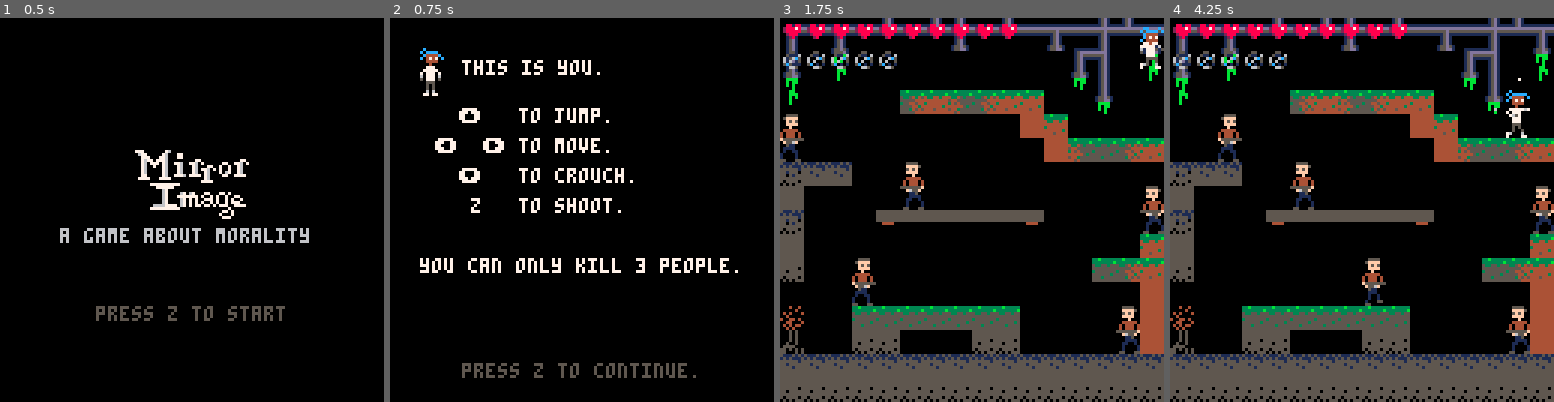
Above: before the commit, frames 1-4 (left to right).
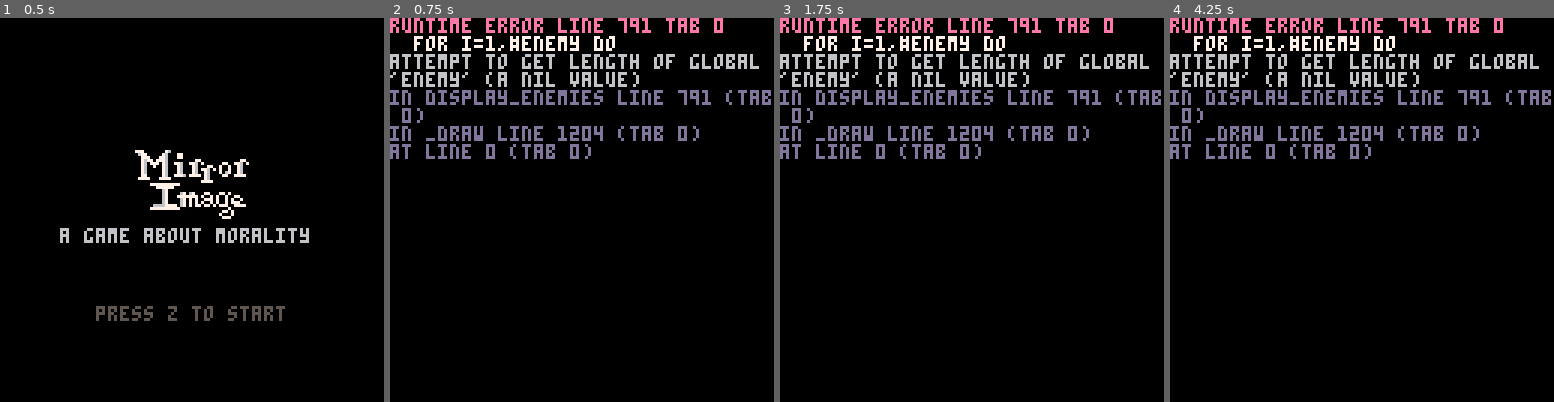
Above: after the commit, the same moments.

Repository: xMunchy/Mirror_Image
Game: PICO-8 cartridge prog.p8
Two runs of this game, one before a commit and one after it. Both use one fixed random seed, a clock stepped at 60 frames per second and the inputs below.
Inputs:
- Up to frame 1 (0.5 s): tap X (X key) at 0.33 s
- Up to frame 2 (0.75 s): tap O (Z key) at 0.7 s
- Up to frame 3 (1.75 s): tap X (X key) at 1.07 s; hold Right from 1.6 s (still down); tap O (Z key) at 1.7 s
- Up to frame 4 (4.25 s): tap X (X key) at 1.85, 2.97, 4.08 s; release Right at 2.1 s; tap O (Z key) every 0.4 s from 2.1 to 4.1 s; hold Up 2.15-2.42 s; hold Right 2.47-3.03 s; hold Left 3.08-3.58 s; hold Down 3.63-3.97 s; hold Right from 4.02 s (still down)

Frame 1 is identical in both runs. In frame 2, 13% of the frame differs, in the area x 0-100%, y 0-94%; in frame 3, 42%; in frame 4, 42%, in the area x 0-100%, y 0-100%.
Error after the commit: runtime error line 791 tab 0; for i=1,#enemy do; attempt to get length of global 'enemy' (a nil value)

Commit message:
impl tutorial and level progression. exiting tutorial resets kils/moral

Diff:
--- a/prog.p8
+++ b/prog.p8
@@ -7,17 +7,20 @@
 --init
 function _init()
   -- game variables --
-  modes = {"title","instr","game","over"}
+  modes = {"title","game","over"}
   game = modes[1]
   menuitem(1,"switch level", function() toggle_level() end)
   prev_t = time()
   pot_kills = 0 --total potential kills
   kill_limit = 3 --per level
-  nlvls = 2
-  lvl = 1
+  ratio = 0 -- tot_kills/pot_kills
+  nlvls = 3
+  lvl = -1
   lvl_kill_cap = 3
-  x = {64,120} --player position by level
-  y = {0,0}
+  x = {10,0,0} --player position by level
+  y = {104,96,104}
+  exit_x = {127,127,0} --position to proceed to next level
+  exit_y = {24,32,0}
 
   music(1)
 
@@ -156,83 +158,103 @@
 potk: potential kills for this map.
 reboots enemies as well.
 ]]
-function new_level(x,y,toggled)
- player.x = x
- player.y = y
- player.s = sprites[player.morality][1] --idle --player.stand_s
- if not toggled then
-   player.lvl_killc = 0
-   pot_kills += lvl_kill_cap
- end
- music(16)
- -- enemies --
- enemy = {} --kind 1 ez, 2 med, 3 hard
- enemy.s = {8,7,9} --idle sprites
- enemy.s_w = {1,1,2} --sprite size
- enemy.s_h = {2,2,2}
- enemy.w = {7,7,12} --size by pixels
- enemy.h = {16,16,16}
- enemy.walk_s = {129,128,9} --walk sprites
- enemy.move_animt = 0.5
- enemy.speed = {16,16,32}
- enemy.range = {40,60,60}
- enemy.attack_s = {12,11,13}
- player.shoot_animt = 0.5
- enemy.shoot_h = {6,6}
- enemy.dead_stand_s = {132,135}
- enemy.dead_flat_s = {149,133}
- enemy.dead_flat_s_h = {1,1}
- enemy.dead_flat_s_w = {2,2}
- enemy.dead_flat_h = {8,8}
- enemy.dead_flat_w = {16,16}
- enemy.death_t = time()
- enemy.surprised = 46
- enemy.reload = 2 --time between shots
- enemy.shoot_speed = 20
- enemy.bullet = {}
- enemy.bullet.s = 15 --sprite
- enemy.bullet.s_h = 1 --size
- enemy.bullet.s_w = 1
- enemy.bullet.h = 2 --size by pixels
- enemy.bullet.w = 2
- enemy.wait = 2 --wait between path steps and after seeing player
- enemy.eye_offset_x = {2,2,5}
- enemy.eye_offset_y = {2,2,1}
- enemy.eye_gap = {3,2,3}
- enemy.eye_color = {6,5,10}
- --[[ enemy attributes
- enemy[k].x
- enemy[k].y
- enemy[k].kind, 1 = easy, 2 = medium, 3 = hard
- enemy[k].s, sprite
- enemy[k].s_w, size
- enemy[k].s_h
- enemy[k].w, size by pixels
- enemy[k].h
- enemy[k].flipped, bool
- enemy[k].is_dead, bool
- enemy[k].speed
- enemy[k].sees_you, bool, sees player
- enemy[k].range, vision range
- enemy[k].prev_shot, for reload time
- enemy[k].path, path to move along
- enemy[k].path_prog, progress of movement in path
- enemy[k].wait_start
- enemy[k].waiting
- enemy[k].attack_s, attack sprite
- enemy[k].next_blink, time blinks
- enemy[k].eyes_open
- enemy[k].eye_offset_x
- enemy[k].eye_offset_y
- enemy[k].eye_gap
- enemy[k].eye_color
- enemy[k].on_ground, bool for death
- enemy.bullet[i].x
- enemy.bullet[i].y
- enemy.bullet[i].direction
- enemy.bullet[i].prevt, for moving bullet
- ]]
- spawn(lvl) --spawn enemies
+function new_level(toggled)
+  lvl = (lvl+1)%(nlvls)
+  if lvl == nlvls then
+  end_game()
+else
+  player.x = x[lvl+1]
+  player.y = y[lvl+1]
+  player.s = sprites[player.morality][1] --idle --player.stand_s
+  if not toggled then
+    player.lvl_killc = 0
+    pot_kills += lvl_kill_cap
+  end
+  music(16)
+  if lvl==1 then --exiting tutorial, reset morality
+    player.tot_kills = 0
+    pot_kills = lvl_kill_cap
+    player.hp = player.max_hp
+  end
+  ratio = player.tot_kills/pot_kills
+  if ratio > 0.5 then --make evil
+    player.morality = morality[2]
+  elseif ratio > 0.2 then --make neutral
+    player.morality = morality[1]
+  else --ratio < 0.2, make good
+    player.morality = morality[3]
+  end
+  player.stealth = stealth[player.morality]
+  player.eye_color = eye_color[player.morality]
+  -- enemies --
+  enemy = {} --kind 1 ez, 2 med, 3 hard
+  enemy.s = {8,7,9} --idle sprites
+  enemy.s_w = {1,1,2} --sprite size
+  enemy.s_h = {2,2,2}
+  enemy.w = {7,7,12} --size by pixels
+  enemy.h = {16,16,16}
+  enemy.walk_s = {129,128,9} --walk sprites
+  enemy.move_animt = 0.5
+  enemy.speed = {16,16,32}
+  enemy.range = {40,60,60}
+  enemy.attack_s = {12,11,13}
+  player.shoot_animt = 0.5
+  enemy.shoot_h = {6,6}
+  enemy.dead_stand_s = {132,135}
+  enemy.dead_flat_s = {149,133}
+  enemy.dead_flat_s_h = {1,1}
+  enemy.dead_flat_s_w = {2,2}
+  enemy.dead_flat_h = {8,8}
+  enemy.dead_flat_w = {16,16}
+  enemy.death_t = time()
+  enemy.surprised = 46
+  enemy.reload = 2 --time between shots
+  enemy.shoot_speed = 20
+  enemy.bullet = {}
+  enemy.bullet.s = 15 --sprite
+  enemy.bullet.s_h = 1 --size
+  enemy.bullet.s_w = 1
+  enemy.bullet.h = 2 --size by pixels
+  enemy.bullet.w = 2
+  enemy.wait = 2 --wait between path steps and after seeing player
+  enemy.eye_offset_x = {2,2,5}
+  enemy.eye_offset_y = {2,2,1}
+  enemy.eye_gap = {3,2,3}
+  enemy.eye_color = {6,5,10}
+  --[[ enemy attributes
+  enemy[k].x
+  enemy[k].y
+  enemy[k].kind, 1 = easy, 2 = medium, 3 = hard
+  enemy[k].s, sprite
+  enemy[k].s_w, size
+  enemy[k].s_h
+  enemy[k].w, size by pixels
+  enemy[k].h
+  enemy[k].flipped, bool
+  enemy[k].is_dead, bool
+  enemy[k].speed
+  enemy[k].sees_you, bool, sees player
+  enemy[k].range, vision range
+  enemy[k].prev_shot, for reload time
+  enemy[k].path, path to move along
+  enemy[k].path_prog, progress of movement in path
+  enemy[k].wait_start
+  enemy[k].waiting
+  enemy[k].attack_s, attack sprite
+  enemy[k].next_blink, time blinks
+  enemy[k].eyes_open
+  enemy[k].eye_offset_x
+  enemy[k].eye_offset_y
+  enemy[k].eye_gap
+  enemy[k].eye_color
+  enemy[k].on_ground, bool for death
+  enemy.bullet[i].x
+  enemy.bullet[i].y
+  enemy.bullet[i].direction
+  enemy.bullet[i].prevt, for moving bullet
+  ]]
+  spawn(lvl) --spawn enemies
+end
 end
 
 --[[
@@ -241,7 +263,8 @@
 function spawn(lvl)
   if lvl==0 then
     --spawn enemies
-    make_enemy(1,0,0,false,path1)
+    make_enemy(1,50,10,false,nopath)
+    make_enemy(1,110,10,false,nopath)
   elseif lvl==1 then
     make_enemy(2,120,56,false,nopath)
     make_enemy(2,112,96,false,nopath)
@@ -304,8 +327,7 @@
 end
 
 function toggle_level()
-  lvl = (lvl+1)%(nlvls)
-  new_level(x[lvl+1],y[lvl+1],true)
+  new_level(true)
 end
 -->8
 --player
@@ -391,14 +413,7 @@
   kill_enemy(e)
   player.tot_kills += 1
   player.lvl_killc += 1
-  local ratio = player.tot_kills/pot_kills
-  if ratio > 0.5 then --make evil
-    player.morality = morality[2]
-  elseif ratio > 0.2 then --make neutral
-    player.morality = morality[1]
-  end
-  player.stealth = stealth[player.morality]
-  player.eye_color = eye_color[player.morality]
+  ratio = player.tot_kills/pot_kills
 end
 
 --[[
@@ -1056,6 +1070,7 @@
      if h_collide(x1,y1,y2-1) then
        player.x += 1
      end
+     check_exit()
     end
     if btn(1) and not
        h_collide(x2,y1,y2-1) and
@@ -1065,6 +1080,7 @@
      if h_collide(x2-1,y1,y2-1) then
        player.x -= 1
      end
+     check_exit()
     end
     -- jump
     if btnp(2) and can_jump() and
@@ -1161,20 +1177,33 @@
     spr(192,44,44,5,3)
     print("a game about morality",20,70,6)
     print("press z to start",32,96,5)
-  elseif game=="instr" then
-    player.x = 10
-    player.y = 10
-        spr(player.s,player.x,player.y,player.s_w,player.s_h,player.flipped)
-    display_eyes(player)
-    print(" this is you.",20,14,7)
-    print("  ⬆️   to jump.",15,30,7)
-    print("⬅️  ➡️ to move.",15,40,7)
-    print("  ⬇️   to crouch.",15,50,7)
-    print("   z   to shoot.",15,60,7)
-    print("you can only kill 3 people.",10,80,7)
-    print("press z to continue.",24,115,5)
-  elseif game=="game" then --game
+  -- elseif game=="instr" then
+  --   player.x = 10
+  --   player.y = 10
+  --       spr(player.s,player.x,player.y,player.s_w,player.s_h,player.flipped)
+  --   display_eyes(player)
+  --   print(" this is you.",20,14,7)
+  --   print("  ⬆️   to jump.",15,30,7)
+  --   print("⬅️  ➡️ to move.",15,40,7)
+  --   print("  ⬇️   to crouch.",15,50,7)
+  --   print("   z   to shoot.",15,60,7)
+  --   print("you can only kill 3 people.",10,80,7)
+  --   print("press z to continue.",24,115,5)
+elseif game=="game" then --game
     display_map(lvl)
+    if lvl==0 then --tutorial level
+      print(" move",20,82,5)
+      print("⬅️  ➡️",20,90,5)
+      print("jump",65,82,5)
+      print("⬆️",70,90,5)
+      print("double",95,65,5)
+      print(" jump ",95,72,5)
+      print("⬆️⬆️",100,80,5)
+      print("crouch",60,45,5)
+      print("  ⬇️  ",60,52,5)
+      print("shoot",28,10,5)
+      print("  z  ",28,18,5)
+    end
     display_enemies()
     enemy_check_range()
     display_blasts()
@@ -1205,19 +1234,19 @@
 000017600050500000603300655050000050600060000660005005000010000100110111000800000080000001000001001101110000008000000800007d0000
 00000000005050000000555060005000050060000000000065000500001000010011011100550000055000000100000100110111000055000000055000700000
 00000000066066000006506000006600066000000000000060000660055000550555055505550000550000005500005505550555000555000000555000000000
-090000000a0999a00a000000009000000a9000a00a0000000c0000000c0cccc00c00000000c000000cc000c00c00000000880880000000000008800000000000
-a0a9a9009095555a9099aa00099a990090999a0aa099aa70c0cccc00c0c4444cc0cccc000ccccc00c0cccc0cc0ccccc002888780000550000008800000000000
-0a5555a00a0555500a5555a0905555a00a555500095555070c4444c00c0444400c4444c0c04444c00c4444000c44440c02888880005110600008800000000000
-90555509000555509055550a0a55550a0955550090555500c044440c00044440c044440c0c44440c0c444400c04444000028880006006c500008800000000000
-00555500000499400055550090555500a055550000555500004444000007777000444400c0444400c04444000044440000028000060600500000000000000000
-000400000009a400000400000005000004a5a400000500000004000000075700000400000004000007747700000400000000000005c010100008800000000000
-0049400000005590044a4000044a400044aaa09004499aa700777000000055500077700007777000777770600777776700000000000665000008800000000000
+090000000a0999a00a000000009000000a9000a00a0000000c0000000c0cccc00c00000000c000000cc000c00c00000000880880000550000008800000000000
+a0a9a9009095555a9099aa00099a990090999a0aa099aa70c0cccc00c0c4444cc0cccc000ccccc00c0cccc0cc0ccccc002888780005110600008800000000000
+0a5555a00a0555500a5555a0905555a00a555500095555070c4444c00c0444400c4444c0c04444c00c4444000c44440c0288888006006c500008800000000000
+90555509000555509055550a0a55550a0955550090555500c044440c00044440c044440c0c44440c0c444400c044440000288800060600500008800000000000
+00555500000499400055550090555500a055550000555500004444000007777000444400c0444400c0444400004444000002800005c010100000000000000000
+000400000009a400000400000005000004a5a4000005000000040000000757000004000000040000077477000004000000000000000665000008800000000000
+0049400000005590044a4000044a400044aaa09004499aa700777000000055500077700007777000777770600777776700000000000000000008800000000000
 04aaa40000a900a090a9a90040999400909a900a90aaa00007777700007500700777770070777700607770057077700000000000000000000000000000000000
-409a90400a09a9a009aa90aa09a990a0a04940000a9aa000707770700c0cccc00677706007577060507770000765700005505500000550000000000000000000
-90494090909555590099900000494000004440000049900060777060c0c4444c6077705000777005007770000077700005050500005005000000000000000000
+409a90400a09a9a009aa90aa09a990a0a04940000a9aa000707770700c0cccc00677706007577060507770000765700005505500000000000000000000000000
+90494090909555590099900000494000004440000049900060777060c0c4444c6077705000777005007770000077700005050500000550000000000000000000
 a04440a00a05555000444000004440000055550000449000507770500c0444405077700000777000005555000077700005000500005005000000000000000000
-00555000000555500055500000555000005009000055500000555000000444400055500000555000005005000055500000505000000550000000000000000000
-005050000099449a0050500000500900aa900a000050500000505000007777750050500000500600765006000050500000050000000000000000000000000000
+00555000000555500055500000555000005009000055500000555000000444400055500000555000005005000055500000505000005005000000000000000000
+005050000099449a0050500000500900aa900a000050500000505000007777750050500000500600765006000050500000050000000550000000000000000000
 0090900000a0aa00aa9090000090a000a0000aa00090090000505000005077007650500000507000700007700050050000000000000000000000000000000000
 00a0a00000005590a000a0000a00a00000000000aa000a0000606000000055607000600006007000000000007600060000000000000000000000000000000000
 0aa0aa00000a90a00000aa000aa0000000000000a0000aa007707700000750700000770007700000000000007000077000000000000000000000000000000000
@@ -1442,87 +1471,87 @@
 0000000100000000000000000000000000000000000000000000000000000000000000000000000000000000000000000000000000000000000000000000000001020101000000000000000000000000010201010000000000000000000000000101000000000000000000000000000001000000000000000000000000000000
 0000000000000000000000000000000000000000000000000000000000000000000000000000000000000000000000000000000000000000000000000000000001010101000000000000000000000000010201010000000000000000000000000101000000000000000000000000000001000000000000000000000000000000
 __map__
-4500000000000000000000000000005546484948594859574859484948575949580000000000000000000000000000000000000000000000000000000000000000000000000000000000000000000000000000000000000000000000000000000000000000000000000000000000000000000000000000000000000000000000
-4500000000000000000000000000005577006600000000670000006746680066000000000000000000000000000000000000000000000000000000000000000000000000000000000000000000000000000000000000000000000000000000000000000000000000000000000000000000000000000000000000000000000000
-4500000000000000000000000000005566007600000000000000000066770076000000000000000000000000000000000000000000000000000000000000000000000000000000000000000000000000000000000000000000000000000000000000000000000000000000000000000000000000000000000000000000000000
-4500000000000000000000000000005576000000005342615342420000660000000000000000000000000000000000000000000000000000000000000000000000000000000000000000000000000000000000000000000000000000000000000000000000000000000000000000000000000000000000000000000000000000
-4500000000000000000000000000005500000000000000000000524200000000000000000000000000000000000000000000000000000000000000000000000000000000000000000000000000000000000000000000000000000000000000000000000000000000000000000000000000000000000000000000000000000000
-4500000000000000000000000000005500000000000000000000005261435342000000000000000000000000000000000000000000000000000000000000000000000000000000000000000000000000000000000000000000000000000000000000000000000000000000000000000000000000000000000000000000000000
-4040400000000000000000000000005570404000000000000000000000000000000000000000000000000000000000000000000000000000000000000000000000000000000000000000000000000000000000000000000000000000000000000000000000000000000000000000000000000000000000000000000000000000
-4500000000000000000000000000005550000000000000000000000000000000000000000000000000000000000000000000000000000000000000000000000000000000000000000000000000000000000000000000000000000000000000000000000000000000000000000000000000000000000000000000000000000000
-4500000000000000000000000000005570000000415151515151410000000000000000000000000000000000000000000000000000000000000000000000000000000000000000000000000000000000000000000000000000000000000000000000000000000000000000000000000000000000000000000000000000000000
-4500000000000000000000004040405550000000000000000000000000000042000000000000000000000000000000000000000000000000000000000000000000000000000000000000000000000000000000000000000000000000000000000000000000000000000000000000000000000000000000000000000000000000
-4500000000000000000000000000005560000000000000000000000000435342000000000000000000000000000000000000000000000000000000000000000000000000000000000000000000000000000000000000000000000000000000000000000000000000000000000000000000000000000000000000000000000000
-4040400000000000000000000000005500000000000000000000000000000052000000000000000000000000000000000000000000000000000000000000000000000000000000000000000000000000000000000000000000000000000000000000000000000000000000000000000000000000000000000000000000000000
-4500000000000000000000000000005544000043434343434343000000000052000000000000000000000000000000000000000000000000000000000000000000000000000000000000000000000000000000000000000000000000000000000000000000000000000000000000000000000000000000000000000000000000
-4040404040404040404040404040404064000060600000006060000000000052000000000000000000000000000000000000000000000000000000000000000000000000000000000000000000000000000000000000000000000000000000000000000000000000000000000000000000000000000000000000000000000000
-5050505050505050505050505050505040404040404040404040404040404040000000000000000000000000000000000000000000000000000000000000000000000000000000000000000000000000000000000000000000000000000000000000000000000000000000000000000000000000000000000000000000000000
-6060606060606060606060606060606060606060606060606060606060606060000000000000000000000000000000000000000000000000000000000000000000000000000000000000000000000000000000000000000000000000000000000000000000000000000000000000000000000000000000000000000000000000
-…(68 lines of a section not shown)…
+5252525252525252525252525252525246484948594859574859484948575949580000000000000000000000000000000000000000000000000000000000000000000000000000000000000000000000000000000000000000000000000000000000000000000000000000000000000000000000000000000000000000000000
+5200000000000000000000000000000077006600000000670000006746680066000000000000000000000000000000000000000000000000000000000000000000000000000000000000000000000000000000000000000000000000000000000000000000000000000000000000000000000000000000000000000000000000
+5200000000000000000000000000000066007600000000000000000066770076000000000000000000000000000000000000000000000000000000000000000000000000000000000000000000000000000000000000000000000000000000000000000000000000000000000000000000000000000000000000000000000000
+5200000000000000000000000000001f7600000000534261534242000066001f000000000000000000000000000000000000000000000000000000000000000000000000000000000000000000000000000000000000000000000000000000000000000000000000000000000000000000000000000000000000000000000000
+5200004242424242424242424242424200000000000000000000524200000000000000000000000000000000000000000000000000000000000000000000000000000000000000000000000000000000000000000000000000000000000000000000000000000000000000000000000000000000000000000000000000000000
+5200005252525200000000000000004200000000000000000000005261435342000000000000000000000000000000000000000000000000000000000000000000000000000000000000000000000000000000000000000000000000000000000000000000000000000000000000000000000000000000000000000000000000
+4200005252525200000000000000005270404000000000000000000000000000000000000000000000000000000000000000000000000000000000000000000000000000000000000000000000000000000000000000000000000000000000000000000000000000000000000000000000000000000000000000000000000000
+4200000000000000000000000000005250000000000000000000000000000000000000000000000000000000000000000000000000000000000000000000000000000000000000000000000000000000000000000000000000000000000000000000000000000000000000000000000000000000000000000000000000000000
+4242424242424242424242000000005270000000415151515151410000000000000000000000000000000000000000000000000000000000000000000000000000000000000000000000000000000000000000000000000000000000000000000000000000000000000000000000000000000000000000000000000000000000
+5252525252525252525252000000005250000000000000000000000000000042000000000000000000000000000000000000000000000000000000000000000000000000000000000000000000000000000000000000000000000000000000000000000000000000000000000000000000000000000000000000000000000000
+5200000000000000000000000000005260000000000000000000000000435342000000000000000000000000000000000000000000000000000000000000000000000000000000000000000000000000000000000000000000000000000000000000000000000000000000000000000000000000000000000000000000000000
+5200000000000000000000000000004200000000000000000000000000000052000000000000000000000000000000000000000000000000000000000000000000000000000000000000000000000000000000000000000000000000000000000000000000000000000000000000000000000000000000000000000000000000
+5200000000000000000000000000004244000043434343434343000000000052000000000000000000000000000000000000000000000000000000000000000000000000000000000000000000000000000000000000000000000000000000000000000000000000000000000000000000000000000000000000000000000000
+5200000000000000000042424242424264000060600000006060000000000052000000000000000000000000000000000000000000000000000000000000000000000000000000000000000000000000000000000000000000000000000000000000000000000000000000000000000000000000000000000000000000000000
+5200000000000000000052525252525240404040404040404040404040404040000000000000000000000000000000000000000000000000000000000000000000000000000000000000000000000000000000000000000000000000000000000000000000000000000000000000000000000000000000000000000000000000
+4242424242424242424242424242424260606060606060606060606060606060404040400000000000000000000000000000000000000000000000000000000000000000000000000000000000000000000000000000000000000000000000000000000000000000000000000000000000000000000000000000000000000000
+…(68 lines of a section not shown)…
